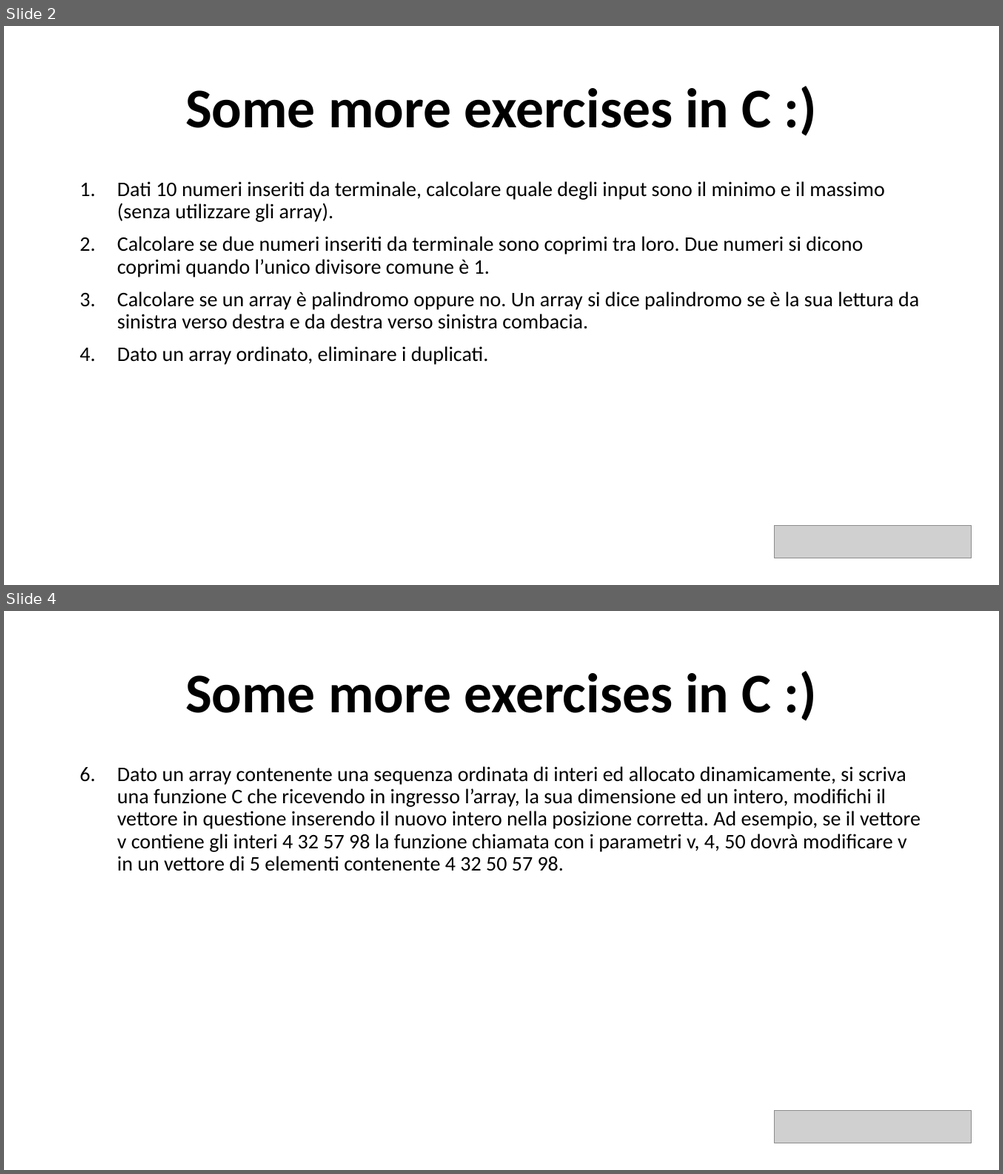
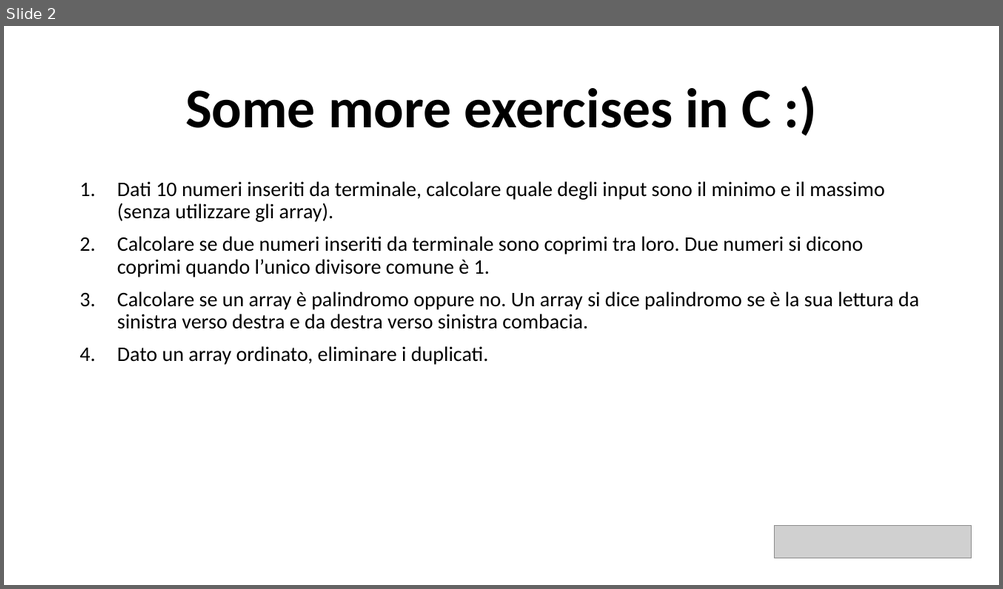
Before and after one commit to v-research/edu, a slide deck: IT_introduction_2021/material/other_exercises.pptx. Shown one above the other, each under a label of ours: slides 2 and 4 before the commit, slide 2 after it; the slides between them are not shown. The pictures are 1003x1174 and 1003x589 pixels, drawn with LibreOffice and Linux fonts; fonts in the diff are those of the drawing; grey boxes stand for pictures. Boxes give left, top, right and bottom in pixels: in the first picture for what was removed or moved away, otherwise in the second. Text is boxed around its words. In the diff, an @@ line names an element or a change of style, - is before the commit and + after.

Commit message:
exercises update

```diff
--- a/IT_introduction_2021/material/other_exercises.pptx
+++ b/IT_introduction_2021/material/other_exercises.pptx
@@ slide 4 removed at <box>4,611,999,1170</box>, background #FFFFFF @@
@@ title removed at <box>185,673,771,713</box> @@
-Some more exercises in C :)
@@ text removed at <box>117,766,920,871</box> @@
-6. Dato un array contenente una sequenza ordinata di interi ed allocato dinamicamente, si scriva una funzione C che ricevendo in ingresso l’array, la sua dimensione ed un intero, modifichi il vettore in questione inserendo il nuovo intero nella posizione corretta. Ad esempio, se il vettore v contiene gli interi 4 32 57 98 la funzione chiamata con i parametri v, 4, 50 dovrà modificare v in un vettore di 5 elementi contenente 4 32 50 57 98.
@@ picture removed at <box>775,1111,972,1143</box> @@
```
Also in this commit, not shown: 1 slide added, 1 other slide removed, 1 other file.
